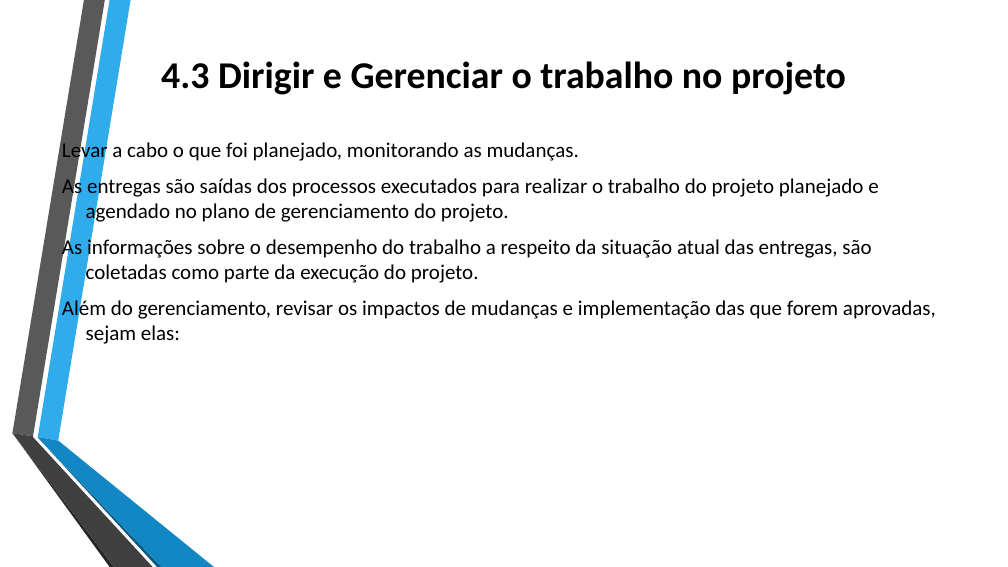
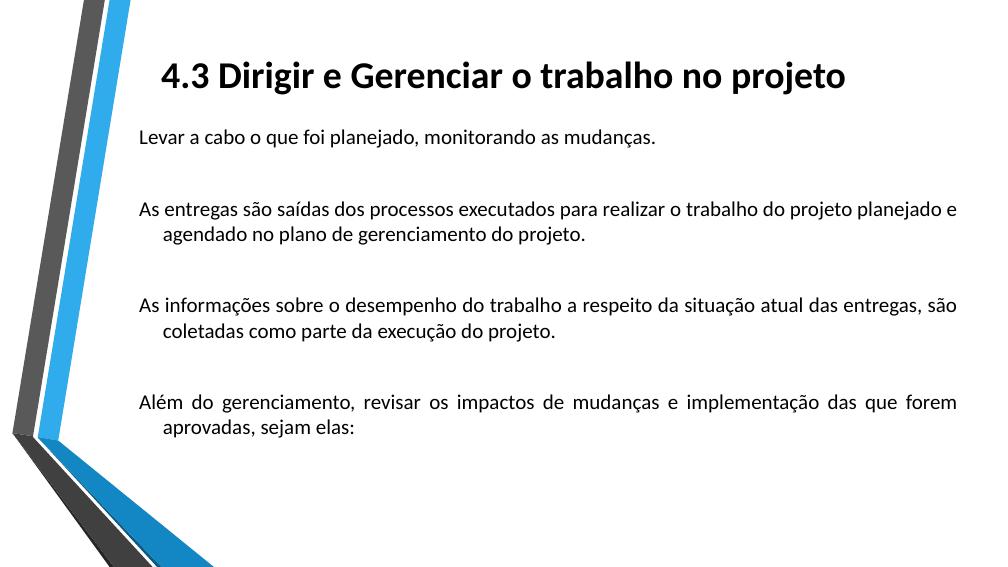
Before and after one commit to jharbes/ADMINISTRACAO-DE-REDES, a slide deck: slide 26 of RELATORIO PROVA P2/relatorio-pmbok-capitulo4-jharbes.pptx. Drawn at 1008x567 pixels with LibreOffice and Linux fonts; fonts in the diff are those of the drawing. Boxes give left, top, right and bottom in pixels: in the first picture for what was removed or moved away, otherwise in the second. Text is boxed around its words. In the diff, an @@ line names an element or a change of style, - is before the commit and + after.

```diff
--- a/RELATORIO PROVA P2/relatorio-pmbok-capitulo4-jharbes.pptx
+++ b/RELATORIO PROVA P2/relatorio-pmbok-capitulo4-jharbes.pptx
@@ text "Levar a cabo o que ...": place and size @@
-text "Levar a cabo o que ..." at (62,140,936,344)
+text "Levar a cabo o que ..." at (139,129,957,438)
@@ text "Levar a cabo o que ..." at (139,129,957,438): alignment left to justified @@
```
Also in this commit, not shown: 8 other slides changed.
